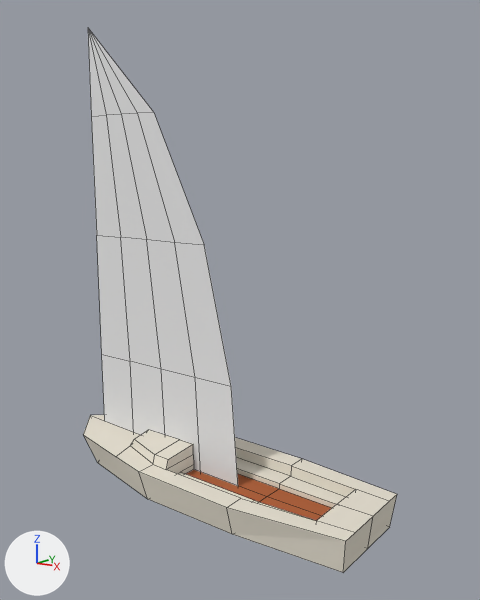
Two versions of the Blender file working_files/boats/tubby/tubby.blend, one commit apart.
One viewpoint serves both versions: a 50 mm camera at (9.09, -7.79, 5.25) aimed at (2.99, 0.23, 3.21). Lighting does not change. The marker at lower left points along +X, +Y and +Z. Mesh edges are drawn as thin lines.

Names of what the first picture shows: 'Hull', 'Mainsail'.
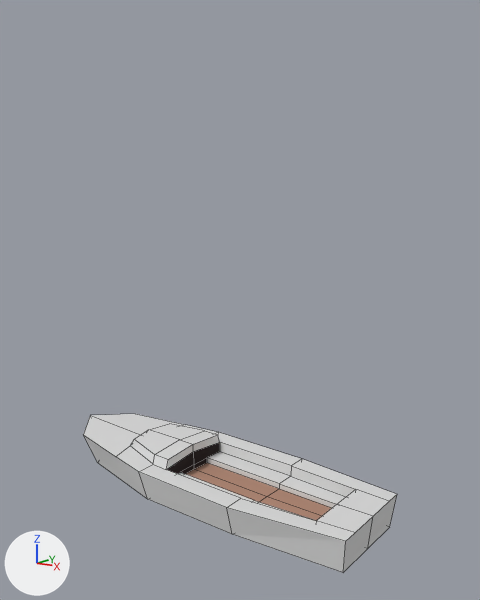
Location of each change, (x1, y1, x2, y2) in pixels of the pictures (480 x 600 px):
'Mainsail', hidden
    before: (88, 28, 238, 486)
'Hull', recoloured
    both: (83, 414, 396, 546)
part 1 of me_cube, recoloured
    before: (181, 465, 194, 474)
    after: (181, 458, 207, 474)

The edits, one by one:
Material 'Wood' (mat_wood) changes colour from brown #b26541 to beige #b38b77; in linear values from (0.446, 0.131, 0.0521) to (0.448, 0.257, 0.186).
Material 'Hole' (mat_hole) is new.
Its base color is (0.0326, 0.0248, 0.0248) (black #332c2c).
me_cube has 71 vertices, 62 faces and spans x -0.4..5.47, y -1.0..1.0, z -0.11..0.71.
me_cube is used by ob_hull; location (0.0, 0.0, 0.0).
me_cube part 1: all 4 faces centred in x 2.19..2.2, y -0.34..0.34, z 0.29..0.4 switch from mat_topside (white #e7e1d2) to mat_hole (black #332c2c).
Object 'Mainsail' (ob_mainsail) is now hidden.
